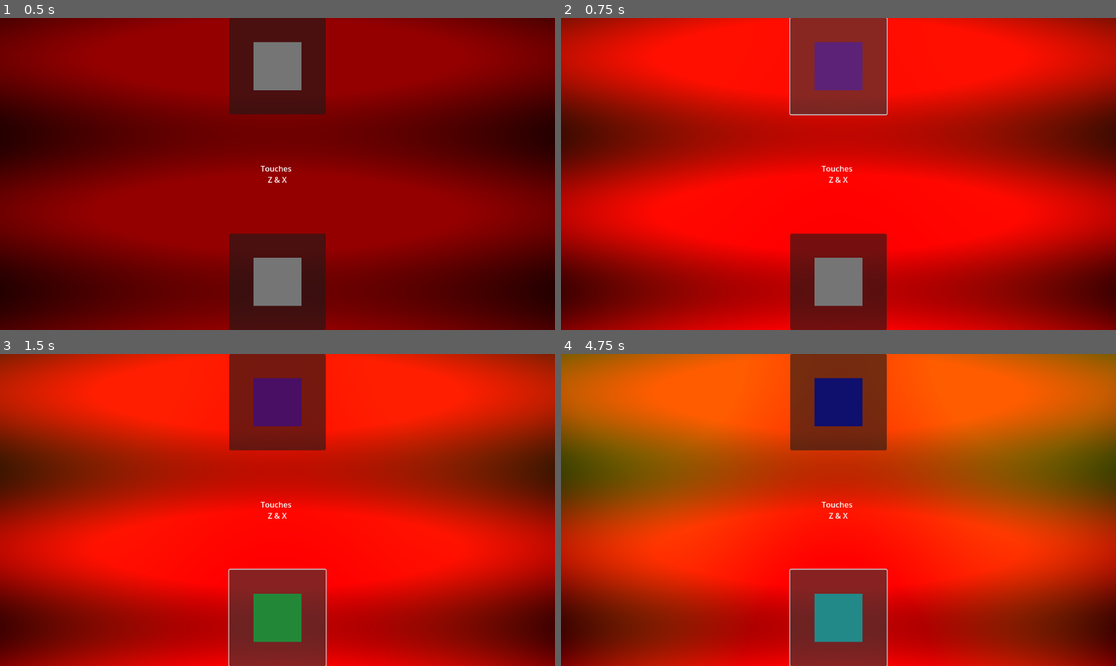
Above: before the commit, frames 1-4 (two rows, left to right).
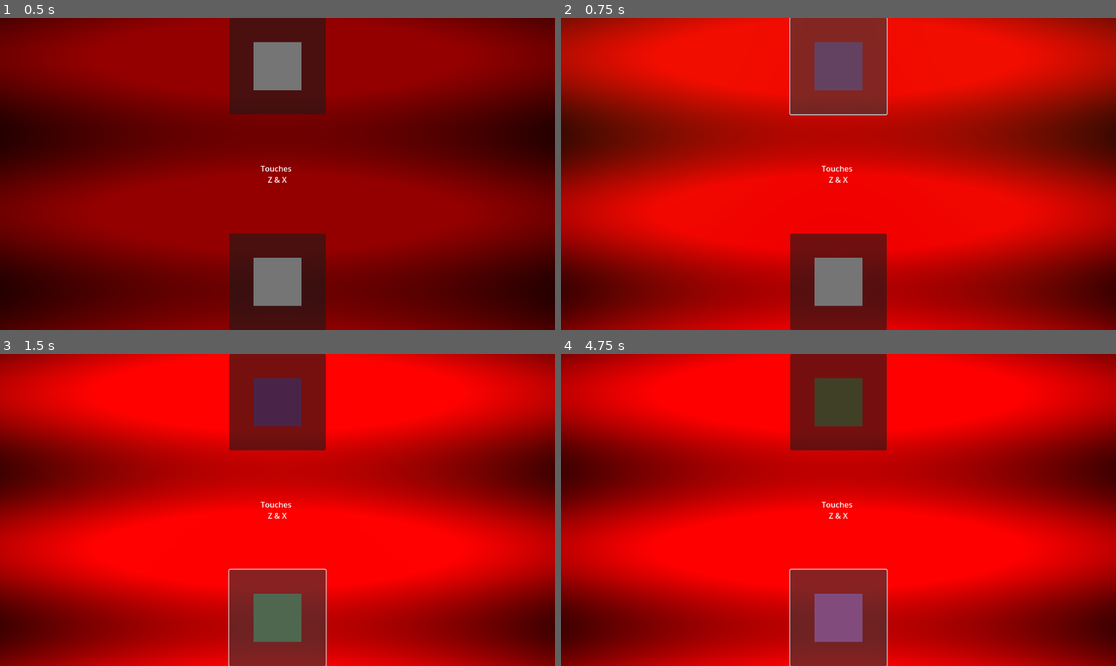
Above: after the commit, the same moments.

Repository: gllmAR/gd-webexport-minimal
Game: Godot game, scene res://main.tscn
Two runs of this game, one before a commit and one after it. Both use one fixed random seed, a clock stepped at 60 frames per second and the inputs below.
Inputs (mouse positions are in pixels of both pictures, inside the frame that each line leads up to):
- Up to frame 1 (0.5 s): no input
- Up to frame 2 (0.75 s): click (838, 64) at 0.5 s
- Up to frame 3 (1.5 s): click (277, 619) at 1.25 s
- Up to frame 4 (4.75 s): click (838, 400) at 2 s; click (838, 619) at 2.75 s; click (838, 400) at 3.5 s; click (838, 619) at 4.25 s

Frame 1 is identical in both runs. In frame 2, 1.3% of the frame differs, in the area x 45-55%, y 7-24%; in frame 3, 28%; in frame 4, 71%, in the area x 0-100%, y 0-93%.

Commit message:
Enhance README and project files with detailed documentation, add new images, and improve main script functionality

Diff:
--- a/mon_projet/main.gd
+++ b/mon_projet/main.gd
@@ -1,57 +1,75 @@
 extends Control
 
-# Contrôleur principal de la scène.
-#
-# Comportement : écoute deux actions d'entrée ("go_mallet" et "go_surge").
-# Lorsqu'une action est déclenchée, le script :
-# - joue l'AudioStreamPlayer correspondant (noeuds attendus ci-dessous),
-# - change la couleur du ColorRect lié,
-# - et fait évoluer la teinte (hue) du fond via la propriété `modulate` de
-#   `TextureRect-background`.
-#
-# Actions d'entrée (Project Settings > Input Map) attendues :
-# - "go_mallet"  -> joue le son / change la couleur pour "mallet"
-# - "go_surge"   -> joue le son / change la couleur pour "surge"
-#
+# Minimal : gère deux actions (mallet/surge), joue les sons et effectue des
+# fondus (interpolation) des ColorRect et de la couleur du fond.
 
+# Vitesse d'interpolation des ColorRect (modifiable dans l'éditeur)
+@export var color_lerp_speed: float = 10.0
+# Vitesse d'interpolation de la couleur du fond (modifiable dans l'éditeur)
+@export var bg_lerp_speed: float = 10.0
 
+# Progression de la teinte (0.0..1.0) utilisée pour calculer la couleur du fond
 var hue_progress: float = 0.0
 
+# Dictionnaire des couleurs cibles pour chaque instrument et le fond
+# _targets["mallet"] / _targets["surge"] -> Color cible pour le ColorRect
+# _targets["bg"] -> Color cible pour le TextureRect-background
+var _targets := {"mallet": null, "surge": null, "bg": null}
+
+# Liste des préfixes instruments utilisés pour itération
+const PREFIXES := ["mallet", "surge"]
+
+func _ready() -> void:
+	# Initialisation : empêche que les mêmes couleurs se répètent entre runs
+	randomize()
+	# Récupère les couleurs initiales des ColorRect si présents et les stocke
+	for p in PREFIXES:
+		var r = get_node_or_null("%s/ColorRect" % p)
+		if r:
+			_targets[p] = r.color
+	# Récupère la couleur courante du fond (modulate) si présent
+	var bg = get_node_or_null("TextureRect-background")
+	if bg:
+		_targets["bg"] = bg.modulate
+
 func _process(delta: float) -> void:
-	# Appelée chaque frame par Godot. Surveille les actions d'entrée et
-	# délègue aux fonctions correspondantes.
+	# Vérifie les actions d'entrée (touches / boutons) et déclenche l'instrument
 	if Input.is_action_just_pressed("go_mallet"):
-		_go_mallet()
+		_trigger("mallet")
 	if Input.is_action_just_pressed("go_surge"):
-		_go_surge()
+		_trigger("surge")
 
-func _go_mallet() -> void:
-	# Fonction pour l'action "go_mallet".
-	# Effets secondaires : lecture du son, changement de couleur, mise à jour
-	# de la teinte de l'arrière-plan.
-	$"mallet/AudioStreamPlayer".play()
-	$"mallet/ColorRect".color = Color(randfn(0.2, 1.0), randfn(0.2, 1.0), randfn(0.2, 1.0), 1)
-	_change_background_hue()
+	# Applique un lerp (fondu linéaire) vers les couleurs cibles pour chaque ColorRect
+	var t = clamp(color_lerp_speed * delta, 0, 1)
+	for p in PREFIXES:
+		var rect = get_node_or_null("%s/ColorRect" % p)
+		if rect and _targets[p]:
+			rect.color = rect.color.lerp(_targets[p], t)
 
-func _go_surge() -> void:
-	# Fonction pour l'action "go_surge".
-	# Effets secondaires : lecture du son, changement de couleur, mise à jour
-	# de la teinte de l'arrière-plan.
-	$"surge/AudioStreamPlayer".play()
-	$"surge/ColorRect".color = Color(randfn(0.2, 1.0), randfn(0.2, 1.0), randfn(0.2, 1.0), 1)
-	_change_background_hue()
+	# Applique un lerp pour la couleur du fond (modulate)
+	var bg = get_node_or_null("TextureRect-background")
+	if bg and _targets["bg"]:
+		bg.modulate = bg.modulate.lerp(_targets["bg"], clamp(bg_lerp_speed * delta, 0, 1))
 
-func _change_background_hue() -> void:
-	# Fait progresser `hue_progress` de 0.01, puis l'enroule dans [0,1] via
-	# `wrapf` pour assurer une rotation continue des teintes.
-	hue_progress = wrapf(hue_progress + 0.01, 0.0, 1.0)
-	# Applique la teinte calculée au TextureRect de fond en utilisant HSV.
-	$"TextureRect-background".modulate = Color.from_hsv(hue_progress, 1, 1, 1)
+func _trigger(prefix: String) -> void:
+	# Joue l'audio associé si le AudioStreamPlayer est présent
+	var player = get_node_or_null("%s/AudioStreamPlayer" % prefix)
+	if player:
+		player.play()
+	# Définit une nouvelle couleur cible aléatoire pour l'instrument
+	_targets[prefix] = Color(randf_range(0.2, 1.0), randf_range(0.2, 1.0), randf_range(0.2, 1.0), 1)
+	# Si l'instrument est 'surge', on décrémente la teinte ; sinon on l'incrémente
+	if prefix == "surge":
+		hue_progress = wrapf(hue_progress - 0.01, 0.0, 1.0)
+	else:
+		hue_progress = wrapf(hue_progress + 0.01, 0.0, 1.0)
+	# Met à jour la couleur cible du fond à partir de la teinte calculée
+	_targets["bg"] = Color.from_hsv(hue_progress, 1, 1, 1)
 
 func _on_buttonmallet_pressed() -> void:
-	# Signal attaché au bouton 'mallet' dans l'éditeur : déclenche _go_mallet().
-	_go_mallet()
+	# Handler du signal bouton 'mallet' (lié dans l'éditeur)
+	_trigger("mallet")
 
 func _on_buttonsurge_pressed() -> void:
-	# Signal attaché au bouton 'surge' dans l'éditeur : déclenche _go_surge().
-	_go_surge()
+	# Handler du signal bouton 'surge' (lié dans l'éditeur)
+	_trigger("surge")
--- a/mon_projet/main.tscn
+++ b/mon_projet/main.tscn
@@ -25,7 +25,7 @@
 texture = ExtResource("5_lquwl")
 expand_mode = 1
 
-[node name="RichTextLabel-hello" type="RichTextLabel" parent="."]
+[node name="RichTextLabel-instructions" type="RichTextLabel" parent="."]
 custom_minimum_size = Vector2(200, 100)
 layout_mode = 1
 anchors_preset = -1
Not shown, changed: README.md
Not shown, added: capture-ecran.png
Not shown, added: index.html
Not shown, added: input-map.png
